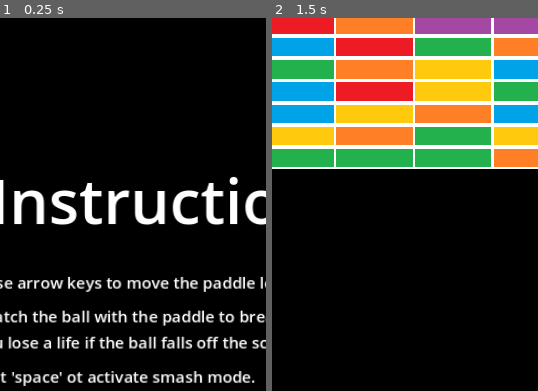
Above: before the commit, frames 1-2 (left to right).
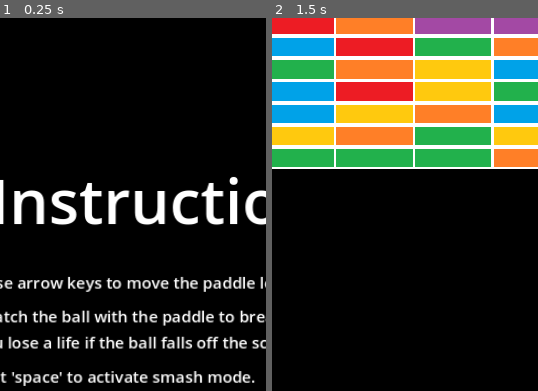
Above: after the commit, the same moments.

Repository: magpie-repos/breakout-clone
Game: Godot game, scene res://scenes/main.tscn
The game is run twice, just before and just after one commit, with the same random seed, the same clock (stepped at 60 frames per second) and the same inputs.
Inputs:
- Up to frame 1 (0.25 s): no input
- Up to frame 2 (1.5 s): tap Space at 0.5 s; hold Right (right) 0.53-1.28 s; tap Enter (smash) at 0.6, 1.35 s; hold A (left) from 1.28 s (still down)
The pictures show only the part of the screen within x 18-68%, y 14-64%; the shares and areas given below are measured in that part.

The runs differ from the first frame. In frame 1, 0.1% of the frame differs, in the area x 25-32%, y 94-98%; in frame 2, nothing differs.

Commit message:
- Spelling fix and README edit
- Fixed spelling error in tutorial text
- Finalized README

Diff:
--- a/scenes/main.tscn
+++ b/scenes/main.tscn
@@ -270,7 +270,7 @@
 layout_mode = 2
 theme_override_fonts/font = SubResource("SystemFont_admbs")
 theme_override_font_sizes/font_size = 18
-text = "- Hit 'space' ot activate smash mode."
+text = "- Hit 'space' to activate smash mode."
 
 [node name="ContinueLabel" type="Label" parent="UI/UITutorial/TutorialCetner/Vbox"]
 layout_mode = 2
Not shown, changed: README.md
